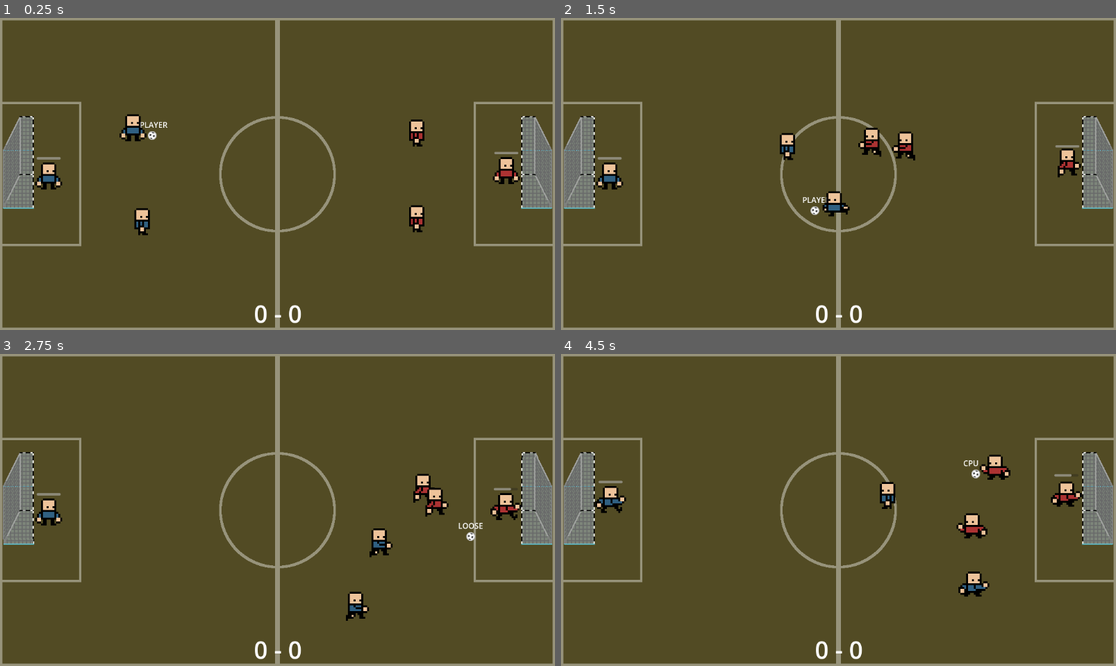
Above: before the commit, frames 1-4 (two rows, left to right).
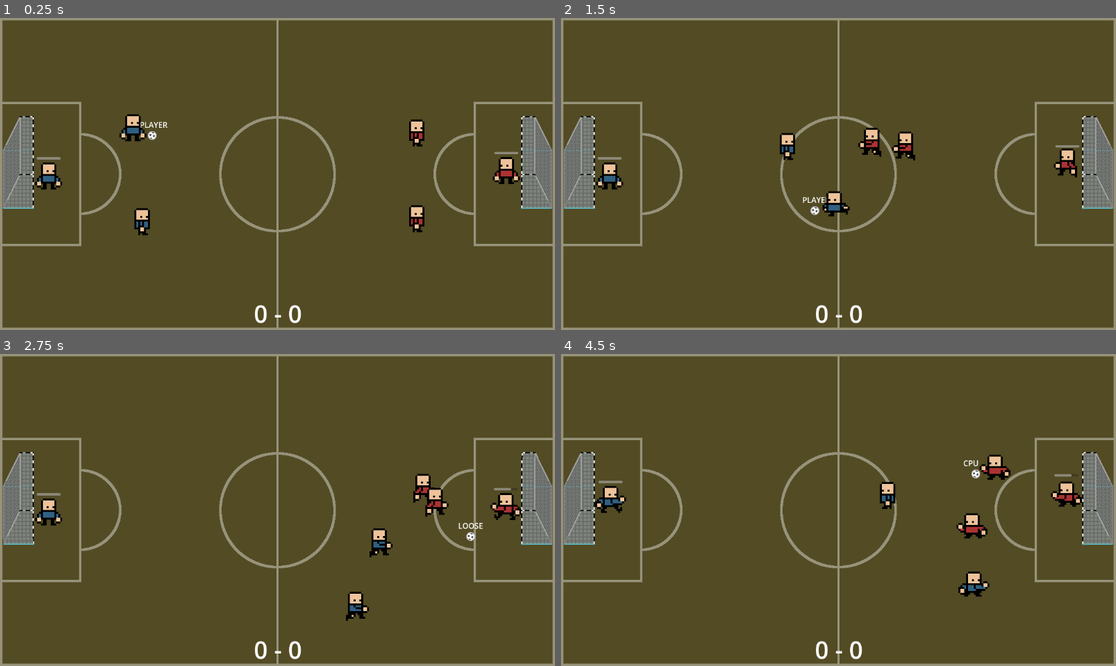
Above: after the commit, the same moments.

Repository: david8zhang/spooky-soccer
Game: Godot game, scene res://scenes/Main.tscn
Two runs of this game, one before a commit and one after it. Both use one fixed random seed, a clock stepped at 60 frames per second and the inputs below. The engine's default icon, where the game draws it, is replaced by a stand-in: a white triangle on a blue panel in a dark square.
Inputs:
- Up to frame 1 (0.25 s): no input
- Up to frame 2 (1.5 s): hold Right (move_right) 0.53-1.28 s; tap Space (pass) at 0.6 s; hold Down (move_down) from 1.28 s (still down); tap F (shoot) at 1.35 s
- Up to frame 3 (2.75 s): release Down (move_down) at 2.03 s; hold Right (move_right) from 2.03 s (still down); tap X (steal) at 2.1 s
- Up to frame 4 (4.5 s): release Right (move_right) at 2.78 s; hold Up (move_up) 2.78-3.53 s; tap Space (pass) at 2.85 s; hold Left (move_left) from 3.53 s (still down); tap F (shoot) at 3.6 s; tap X (steal) at 4.35 s

The runs differ from the first frame. In frame 1, 0.9% of the frame differs, in the area x 14-93%, y 0-100%; in frame 2, 1.0%; in frame 3, 1.0%; in frame 4, 1.1%, in the area x 14-94%, y 0-100%.

Commit message:
fix goalkeeper direction

Diff:
--- a/scripts/FieldManager.gd
+++ b/scripts/FieldManager.gd
@@ -46,6 +46,7 @@
 	for player in field_players:
 		player.global_position = get_default_position(player.player_name)
 	goalkeeper.save_meter.value = 100
+	goalkeeper.linear_velocity = Vector2.ZERO
 
 func assign_defenders():
 	var opp_players = get_opposing_manager().field_players
--- a/scripts/Goalkeeper.gd
+++ b/scripts/Goalkeeper.gd
@@ -45,7 +45,6 @@
   else:
     linear_velocity = Vector2.ZERO
 
-
 func move_to_position(dest_position: Vector2, is_at_pos_threshold):
   if is_going_for_steal:
     return
@@ -57,8 +56,12 @@
     is_moving_to_position = true
     context_map.target_position = dest_position
     var dir = context_map.best_dir
+    if side == Side.CPU:
+      sprite.flip_h = true
+    elif side == Side.PLAYER:
+      sprite.flip_h = false
+
     transition_to_anim('run')
-    super.smooth_dir_change(dir)
     var desired_velocity = dir * FieldPlayer.SPEED
     var steering_force = desired_velocity - linear_velocity
     linear_velocity = linear_velocity + (steering_force * 2 * 0.0167)
@@ -73,8 +76,6 @@
       sprite.play(new_anim_state)
     num_frames_in_anim_state += 1
 
-
-
 func get_point_to_defend(enemy_field_player: FieldPlayer):
   var self_goal = game.cpu_goal if side == Side.CPU else game.player_goal
   var start_x = 475 if side == Side.CPU else -475
Binary file changed: sprites/field.png
